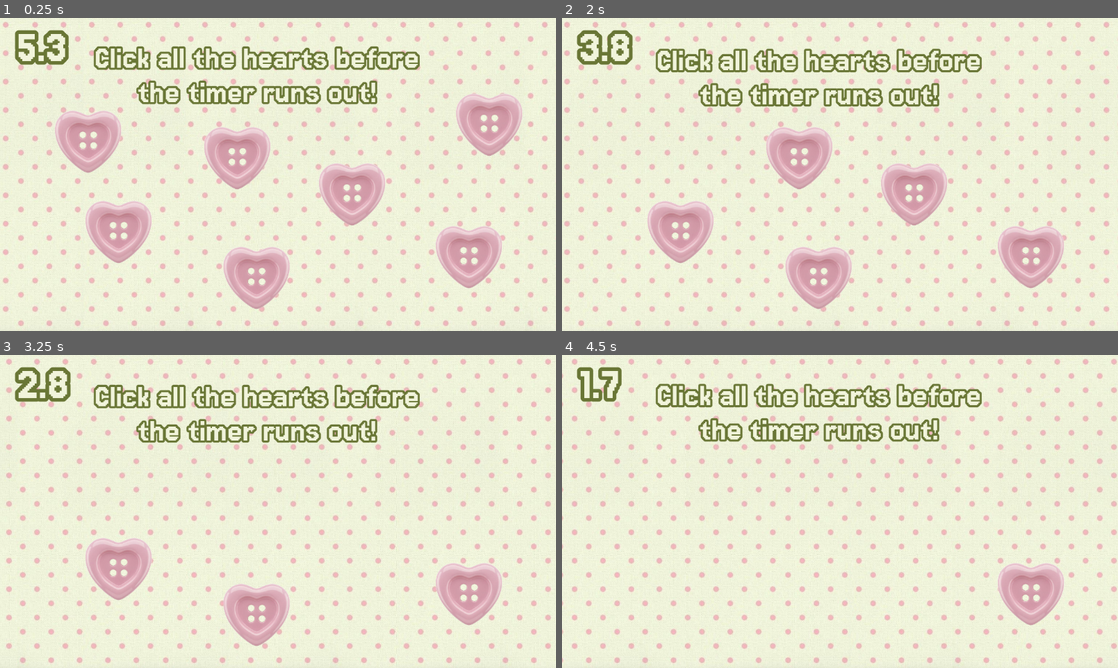
Above: before the commit, frames 1-4 (two rows, left to right).
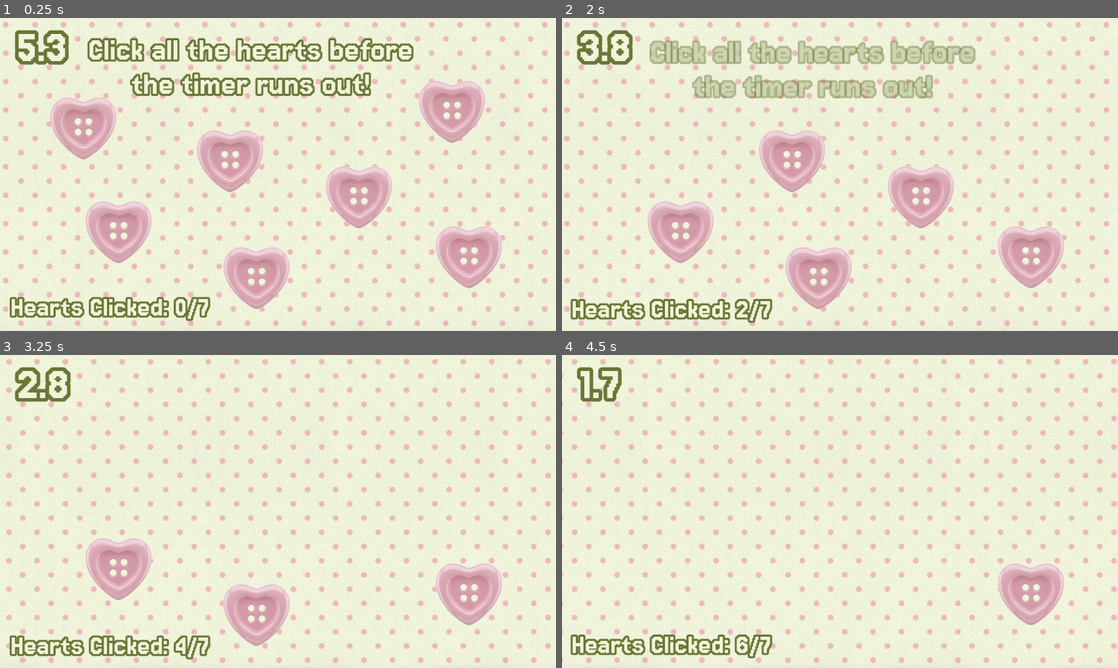
Above: after the commit, the same moments.

Repository: OhKay404/MadMiffy
Game: Godot game, scene res://Scenes/minigame_2.tscn
The game is run twice, just before and just after one commit, with the same random seed, the same clock (stepped at 60 frames per second) and the same inputs. This scene is started directly instead of the project's main scene.
Inputs (mouse positions are in pixels of both pictures, inside the frame that each line leads up to; where the layout moved, square brackets give the same spot in the first picture):
- Up to frame 1 (0.25 s): no input
- Up to frame 2 (2 s): click (645, 127) [650, 143] at 0.5 s; click (1012, 111) [1051, 124] at 1.25 s
- Up to frame 3 (3.25 s): click (361, 533) [350, 530] at 2 s; click (227, 498) [239, 495] at 2.75 s
- Up to frame 4 (4.5 s): click (678, 567) at 3.5 s; click (817, 614) at 4.25 s

The runs differ from the first frame. In frame 1, 13% of the frame differs, in the area x 1-94%, y 6-97%; in frame 2, 10%; in frame 3, 5.0%; in frame 4, 5.1%.

Commit message:
Add animation to HeartsClickedTracker, update position animation track of directions, update position of clickable hearts in minigame 2

Diff:
--- a/Scenes/minigame_1.tscn
+++ b/Scenes/minigame_1.tscn
@@ -22,6 +22,33 @@
 
 [sub_resource type="RectangleShape2D" id="RectangleShape2D_0uv5o"]
 size = Vector2(711.017, 33.5391)
+
+[sub_resource type="Animation" id="Animation_btwg3"]
+length = 0.001
+tracks/0/type = "value"
+tracks/0/imported = false
+tracks/0/enabled = true
+tracks/0/path = NodePath("Directions:position")
+tracks/0/interp = 1
+tracks/0/loop_wrap = true
+tracks/0/keys = {
+"times": PackedFloat32Array(0),
+"transitions": PackedFloat32Array(1),
+"update": 0,
+"values": [Vector2(309, 89)]
+}
+tracks/1/type = "value"
+tracks/1/imported = false
+tracks/1/enabled = true
+tracks/1/path = NodePath("Directions:modulate")
+tracks/1/interp = 1
+tracks/1/loop_wrap = true
+tracks/1/keys = {
+"times": PackedFloat32Array(0),
+"transitions": PackedFloat32Array(1),
+"update": 0,
+"values": [Color(1, 1, 1, 1)]
+}
 
 [sub_resource type="Animation" id="Animation_o14ck"]
 resource_name = "floating_directions"
@@ -49,33 +76,6 @@
 "transitions": PackedFloat32Array(1, 1, 1, 1, 1),
 "update": 0,
 "values": [Color(1, 1, 1, 1), Color(1, 1, 1, 0.784314), Color(1, 1, 1, 0.392157), Color(1, 1, 1, 0.196078), Color(1, 1, 1, 0)]
-}
-
-[sub_resource type="Animation" id="Animation_btwg3"]
-length = 0.001
-tracks/0/type = "value"
-tracks/0/imported = false
-tracks/0/enabled = true
-tracks/0/path = NodePath("Directions:position")
-tracks/0/interp = 1
-tracks/0/loop_wrap = true
-tracks/0/keys = {
-"times": PackedFloat32Array(0),
-"transitions": PackedFloat32Array(1),
-"update": 0,
-"values": [Vector2(309, 89)]
-}
-tracks/1/type = "value"
-tracks/1/imported = false
-tracks/1/enabled = true
-tracks/1/path = NodePath("Directions:modulate")
-tracks/1/interp = 1
-tracks/1/loop_wrap = true
-tracks/1/keys = {
-"times": PackedFloat32Array(0),
-"transitions": PackedFloat32Array(1),
-"update": 0,
-"values": [Color(1, 1, 1, 1)]
 }
 
 [sub_resource type="AnimationLibrary" id="AnimationLibrary_btwg3"]
--- a/Scenes/minigame_2.tscn
+++ b/Scenes/minigame_2.tscn
@@ -6,35 +6,7 @@
 [ext_resource type="Script" uid="uid://dunljtxi5gjuv" path="res://Scripts/button_1.gd" id="3_mmgun"]
 [ext_resource type="PackedScene" uid="uid://ciubhudsjrmgn" path="res://Scenes/themed_timer_scene.tscn" id="4_h684j"]
 [ext_resource type="FontFile" uid="uid://d0hi4fplr7yai" path="res://Fonts/Jersey15-Regular.ttf" id="6_mmgun"]
-
-[sub_resource type="Animation" id="Animation_mmgun"]
-resource_name = "floating_directions"
-length = 2.8
-loop_mode = 1
-tracks/0/type = "value"
-tracks/0/imported = false
-tracks/0/enabled = true
-tracks/0/path = NodePath("Directions:position")
-tracks/0/interp = 2
-tracks/0/loop_wrap = true
-tracks/0/keys = {
-"times": PackedFloat32Array(0, 0.7, 1.4, 2.1, 2.8),
-"transitions": PackedFloat32Array(1, 1, 1, 1, 1),
-"update": 0,
-"values": [Vector2(155, 46), Vector2(155, 53), Vector2(155, 46), Vector2(155, 53), Vector2(155, 46)]
-}
-tracks/1/type = "value"
-tracks/1/imported = false
-tracks/1/enabled = false
-tracks/1/path = NodePath("Directions:modulate")
-tracks/1/interp = 1
-tracks/1/loop_wrap = true
-tracks/1/keys = {
-"times": PackedFloat32Array(1, 1.4, 1.8, 2.2, 2.6, 2.8),
-"transitions": PackedFloat32Array(1, 1, 1, 1, 1, 1),
-"update": 0,
-"values": [Color(1, 1, 1, 1), Color(1, 1, 1, 0.784314), Color(1, 1, 1, 0.584314), Color(1, 1, 1, 0.384314), Color(1, 1, 1, 0.184314), Color(1, 1, 1, 0)]
-}
+[ext_resource type="Script" uid="uid://cpnmygdchjsm3" path="res://Scripts/hearts_clicked_tracker_2.gd" id="7_h684j"]
 
 [sub_resource type="Animation" id="Animation_h684j"]
 length = 0.001
@@ -63,10 +35,76 @@
 "values": [Color(1, 1, 1, 1)]
 }
 
+[sub_resource type="Animation" id="Animation_mmgun"]
+resource_name = "floating_directions"
+length = 2.8
+tracks/0/type = "value"
+tracks/0/imported = false
+tracks/0/enabled = true
+tracks/0/path = NodePath("Directions:position")
+tracks/0/interp = 2
+tracks/0/loop_wrap = true
+tracks/0/keys = {
+"times": PackedFloat32Array(0, 0.7, 1.4, 2.1, 2.8),
+"transitions": PackedFloat32Array(1, 1, 1, 1, 1),
+"update": 0,
+"values": [Vector2(152, 29), Vector2(152, 36), Vector2(152, 29), Vector2(152, 36), Vector2(152, 29)]
+}
+tracks/1/type = "value"
+tracks/1/imported = false
+tracks/1/enabled = true
+tracks/1/path = NodePath("Directions:modulate")
+tracks/1/interp = 2
+tracks/1/loop_wrap = true
+tracks/1/keys = {
+"times": PackedFloat32Array(1, 1.4, 1.8, 2.2, 2.6, 2.8),
+"transitions": PackedFloat32Array(1, 1, 1, 1, 1, 1),
+"update": 0,
+"values": [Color(1, 1, 1, 1), Color(1, 1, 1, 0.784314), Color(1, 1, 1, 0.584314), Color(1, 1, 1, 0.384314), Color(1, 1, 1, 0.184314), Color(1, 1, 1, 0)]
+}
+
 [sub_resource type="AnimationLibrary" id="AnimationLibrary_wu6l1"]
 _data = {
 &"RESET": SubResource("Animation_h684j"),
 &"floating_directions": SubResource("Animation_mmgun")
+}
+
+[sub_resource type="Animation" id="Animation_1ja6b"]
+resource_name = "position_tracker"
+length = 0.7
+loop_mode = 2
+tracks/0/type = "value"
+tracks/0/imported = false
+tracks/0/enabled = true
+tracks/0/path = NodePath("HeartsClickedTracker:position")
+tracks/0/interp = 2
+tracks/0/loop_wrap = true
+tracks/0/keys = {
+"times": PackedFloat32Array(0, 0.7),
+"transitions": PackedFloat32Array(1, 1),
+"update": 0,
+"values": [Vector2(-123, 568), Vector2(-123, 573)]
+}
+
+[sub_resource type="Animation" id="Animation_qs5pj"]
+length = 0.001
+tracks/0/type = "value"
+tracks/0/imported = false
+tracks/0/enabled = true
+tracks/0/path = NodePath("HeartsClickedTracker:position")
+tracks/0/interp = 1
+tracks/0/loop_wrap = true
+tracks/0/keys = {
+"times": PackedFloat32Array(0),
+"transitions": PackedFloat32Array(1),
+"update": 0,
+"values": [Vector2(172, 82)]
+}
+
+[sub_resource type="AnimationLibrary" id="AnimationLibrary_gkuug"]
+_data = {
+&"RESET": SubResource("Animation_qs5pj"),
+&"position_tracker": SubResource("Animation_1ja6b")
 }
 
 [node name="Minigame_2" type="Node2D"]
@@ -82,69 +120,6 @@
 scale = Vector2(0.600026, 0.600063)
 texture = ExtResource("1_dfb65")
 
-[node name="Button_1" type="TextureButton" parent="."]
-offset_left = 110.0
-offset_top = 189.0
-offset_right = 330.0
-offset_bottom = 395.0
-scale = Vector2(0.657582, 0.657582)
-texture_normal = ExtResource("2_rfxq2")
-script = ExtResource("3_mmgun")
-
-[node name="Button_2" type="TextureButton" parent="."]
-offset_left = 941.0
-offset_top = 154.0
-offset_right = 1161.0
-offset_bottom = 360.0
-scale = Vector2(0.657582, 0.657582)
-texture_normal = ExtResource("2_rfxq2")
-script = ExtResource("3_mmgun")
-
-[node name="Button_3" type="TextureButton" parent="."]
-offset_left = 657.0
-offset_top = 298.0
-offset_right = 877.0
-offset_bottom = 504.0
-scale = Vector2(0.657582, 0.657582)
-texture_normal = ExtResource("2_rfxq2")
-script = ExtResource("3_mmgun")
-
-[node name="Button_4" type="TextureButton" parent="."]
-offset_left = 419.0
-offset_top = 223.0
-offset_right = 639.0
-offset_bottom = 429.0
-scale = Vector2(0.657582, 0.657582)
-texture_normal = ExtResource("2_rfxq2")
-script = ExtResource("3_mmgun")
-
-[node name="Button_5" type="TextureButton" parent="."]
-offset_left = 173.0
-offset_top = 376.0
-offset_right = 393.0
-offset_bottom = 582.0
-scale = Vector2(0.657582, 0.657582)
-texture_normal = ExtResource("2_rfxq2")
-script = ExtResource("3_mmgun")
-
-[node name="Button_6" type="TextureButton" parent="."]
-offset_left = 459.0
-offset_top = 471.0
-offset_right = 679.0
-offset_bottom = 677.0
-scale = Vector2(0.657582, 0.657582)
-texture_normal = ExtResource("2_rfxq2")
-script = ExtResource("3_mmgun")
-
-[node name="Button_7" type="TextureButton" parent="."]
-offset_left = 899.0
-offset_top = 428.0
-offset_right = 1119.0
-offset_bottom = 634.0
-scale = Vector2(0.657582, 0.657582)
-texture_normal = ExtResource("2_rfxq2")
-script = ExtResource("3_mmgun")
-
 [node name="ThemedTimer" parent="." instance=ExtResource("4_h684j")]
 position = Vector2(-5, -5)
 
@@ -152,8 +127,8 @@
 clip_contents = false
 offset_left = 155.0
 offset_top = 46.0
-offset_right = 909.0
-offset_bottom = 189.0
+offset_right = 889.0
+offset_bottom = 195.0
 theme_override_colors/default_color = Color(0.945098, 0.956863, 0.858824, 1)
 theme_override_colors/font_selected_color = Color(0.945098, 0.956863, 0.858824, 1)
 theme_override_colors/font_outline_color = Color(0.411765, 0.462745, 0.207843, 1)
@@ -163,11 +138,98 @@
 text = "Click all the hearts before the timer runs out!"
 horizontal_alignment = 1
 
-[node name="DirectionAnimation" type="AnimationPlayer" parent="."]
+[node name="DirectionAnimation" type="AnimationPlayer" parent="Directions"]
+root_node = NodePath("../..")
 libraries = {
 &"": SubResource("AnimationLibrary_wu6l1")
 }
 autoplay = "floating_directions"
+
+[node name="HeartsClickedTracker" type="RichTextLabel" parent="."]
+clip_contents = false
+offset_left = 172.0
+offset_top = 82.0
+offset_right = 873.0
+offset_bottom = 210.0
+theme_override_colors/default_color = Color(0.945098, 0.956863, 0.858824, 1)
+theme_override_colors/font_selected_color = Color(0.945098, 0.956863, 0.858824, 1)
+theme_override_colors/font_outline_color = Color(0.411765, 0.462745, 0.207843, 1)
+theme_override_constants/outline_size = 17
+theme_override_fonts/normal_font = ExtResource("6_mmgun")
+theme_override_font_sizes/normal_font_size = 60
+text = "Hearts Clicked: 0/7"
+horizontal_alignment = 1
+script = ExtResource("7_h684j")
+
+[node name="HeartsClickedTrackerPosition" type="AnimationPlayer" parent="HeartsClickedTracker"]
+root_node = NodePath("../..")
+libraries = {
+&"": SubResource("AnimationLibrary_gkuug")
+}
+autoplay = "position_tracker"
+
+[node name="Button_1" type="TextureButton" parent="."]
+offset_left = 100.0
+offset_top = 161.0
+offset_right = 320.0
+offset_bottom = 367.0
+scale = Vector2(0.657582, 0.657582)
+texture_normal = ExtResource("2_rfxq2")
+script = ExtResource("3_mmgun")
+
+[node name="Button_2" type="TextureButton" parent="."]
+offset_left = 864.0
+offset_top = 127.0
+offset_right = 1084.0
+offset_bottom = 333.0
+scale = Vector2(0.657582, 0.657582)
+texture_normal = ExtResource("2_rfxq2")
+script = ExtResource("3_mmgun")
+
+[node name="Button_3" type="TextureButton" parent="."]
+offset_left = 671.0
+offset_top = 304.0
+offset_right = 891.0
+offset_bottom = 510.0
+scale = Vector2(0.657582, 0.657582)
+texture_normal = ExtResource("2_rfxq2")
+script = ExtResource("3_mmgun")
+
+[node name="Button_4" type="TextureButton" parent="."]
+offset_left = 404.0
+offset_top = 229.0
+offset_right = 624.0
+offset_bottom = 435.0
+scale = Vector2(0.657582, 0.657582)
+texture_normal = ExtResource("2_rfxq2")
+script = ExtResource("3_mmgun")
+
+[node name="Button_5" type="TextureButton" parent="."]
+offset_left = 173.0
+offset_top = 376.0
+offset_right = 393.0
+offset_bottom = 582.0
+scale = Vector2(0.657582, 0.657582)
+texture_normal = ExtResource("2_rfxq2")
+script = ExtResource("3_mmgun")
+
+[node name="Button_6" type="TextureButton" parent="."]
+offset_left = 459.0
+offset_top = 471.0
+offset_right = 679.0
+offset_bottom = 677.0
+scale = Vector2(0.657582, 0.657582)
+texture_normal = ExtResource("2_rfxq2")
+script = ExtResource("3_mmgun")
+
+[node name="Button_7" type="TextureButton" parent="."]
+offset_left = 899.0
+offset_top = 428.0
+offset_right = 1119.0
+offset_bottom = 634.0
+scale = Vector2(0.657582, 0.657582)
+texture_normal = ExtResource("2_rfxq2")
+script = ExtResource("3_mmgun")
 
 [connection signal="pressed" from="Button_1" to="Button_1" method="_on_pressed"]
 [connection signal="pressed" from="Button_2" to="Button_2" method="_on_pressed"]
--- /dev/null
+++ b/Scripts/hearts_clicked_tracker_2.gd
@@ -0,0 +1,11 @@
+extends RichTextLabel
+
+
+# Called when the node enters the scene tree for the first time.
+func _ready() -> void:
+	pass # Replace with function body.
+
+
+# Called every frame. 'delta' is the elapsed time since the previous frame.
+func _process(delta: float) -> void:
+	text = "Hearts Clicked: " + str(get_parent().buttons_pressed) + "/7"
Not shown: 1 places in Scenes/minigame_2.tscn that only renumber resources
Not shown, added: Scripts/hearts_clicked_tracker_2.gd.uid
Not shown, changed: exports/.DS_Store
